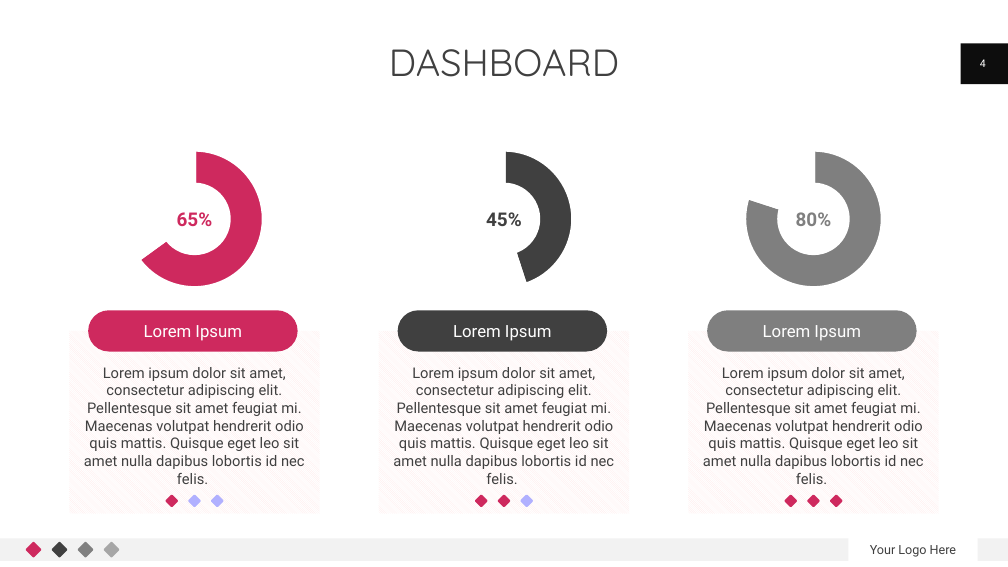
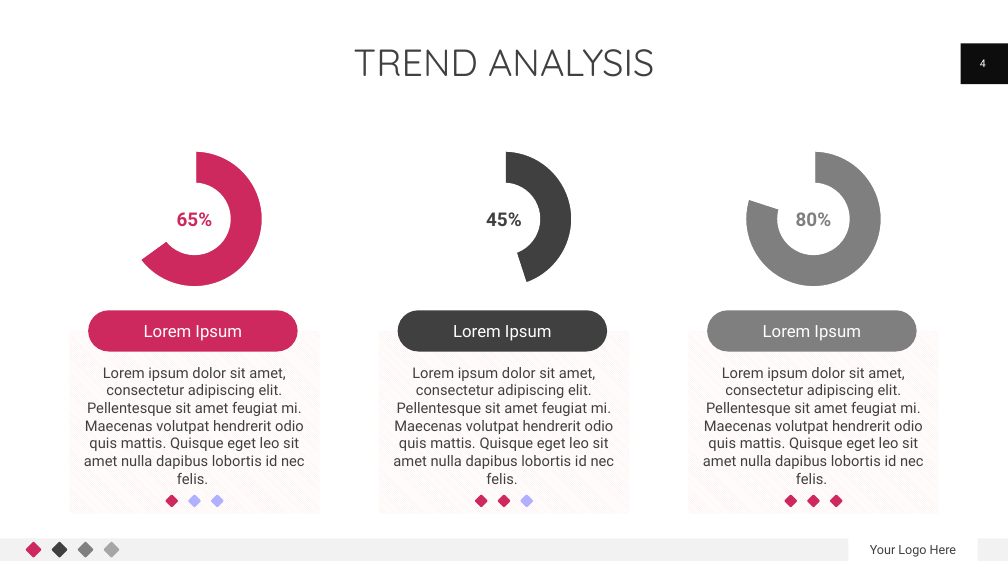
Before and after one commit to hareeshkavumkulath/BigdataAnalytics, a slide deck: slide 4 of Presentation/Presentation.pptx. Drawn at 1008x567 pixels with LibreOffice and Linux fonts; fonts in the diff are those of the drawing. Boxes give left, top, right and bottom in pixels: in the first picture for what was removed or moved away, otherwise in the second. Text is boxed around its words. In the diff, an @@ line names an element or a change of style, - is before the commit and + after.

```diff
--- a/Presentation/Presentation.pptx
+++ b/Presentation/Presentation.pptx
@@ title at <box>353,49,654,77</box>: text changed @@
-DASHBOARD
+TREND ANALYSIS
```
Also in this commit, not shown: 5 other slides changed, 7 slides added, 1 slide removed.
